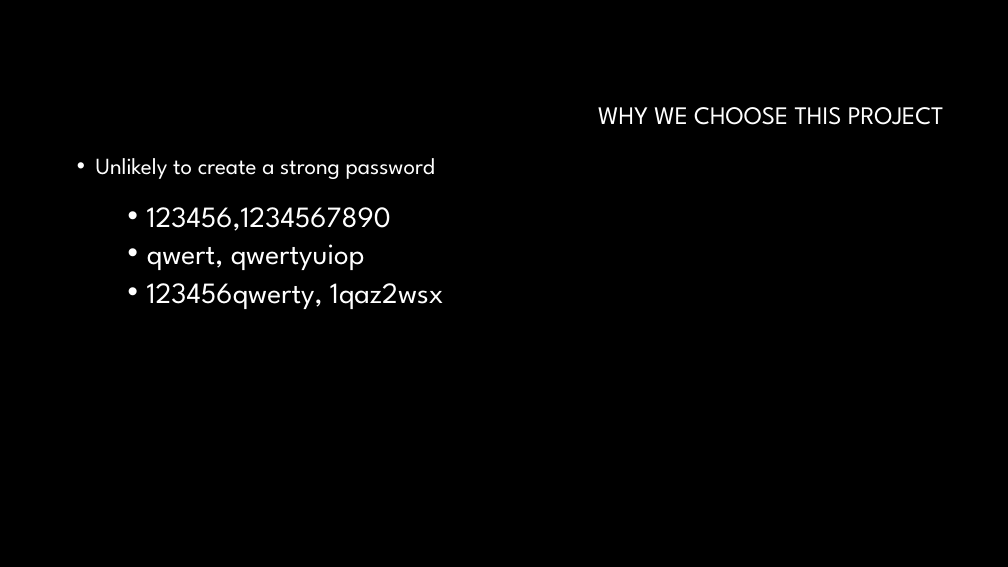
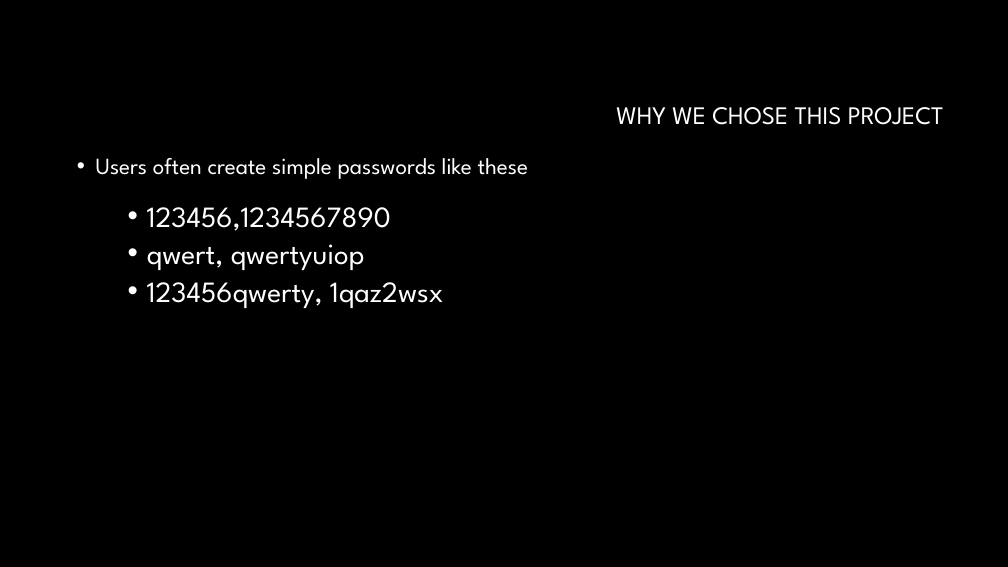
Before and after one commit to Steven-lei/Password-Generator, a slide deck: slide 6 of document/Presentation Password Generator.pptx (slide 5 before the commit). Drawn at 1008x567 pixels with LibreOffice and Linux fonts; fonts in the diff are those of the drawing; background and template pictures are left out. Boxes give left, top, right and bottom in pixels: in the first picture for what was removed or moved away, otherwise in the second. Text is boxed around its words. In the diff, an @@ line names an element or a change of style, - is before the commit and + after.

```diff
--- a/document/Presentation Password Generator.pptx
+++ b/document/Presentation Password Generator.pptx
@@ title at (x1=616, y1=107, x2=944, y2=125): text changed @@
-WHY WE CHOOSE THIS PROJECT
+WHY WE CHOSE THIS PROJECT
@@ text at (x1=96, y1=158, x2=528, y2=179): text changed @@
-• Unlikely to create a strong password
+• Users often create simple passwords like these
```
Also in this commit, not shown: 7 other slides changed, 1 slide added, 1 other file.
